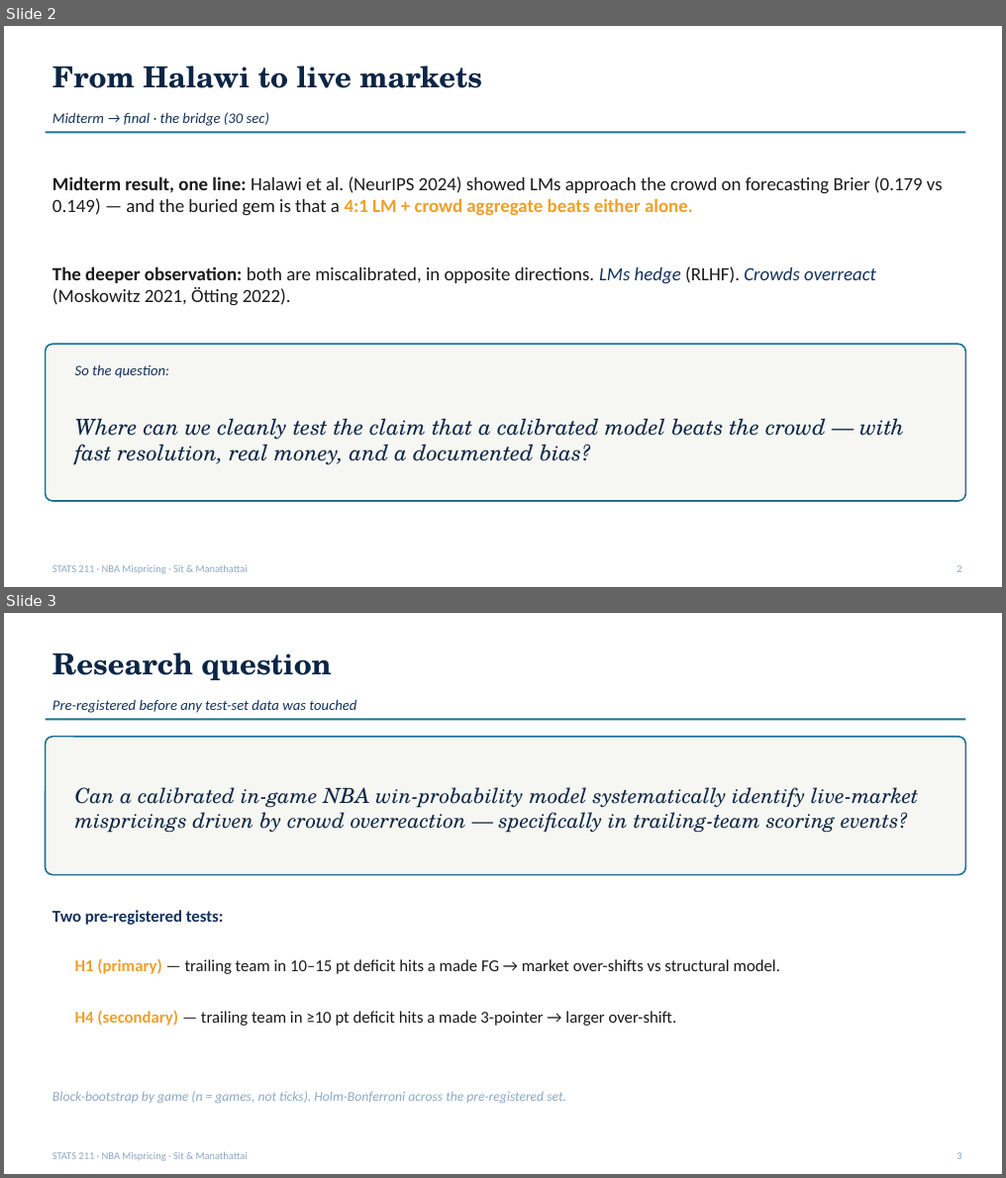
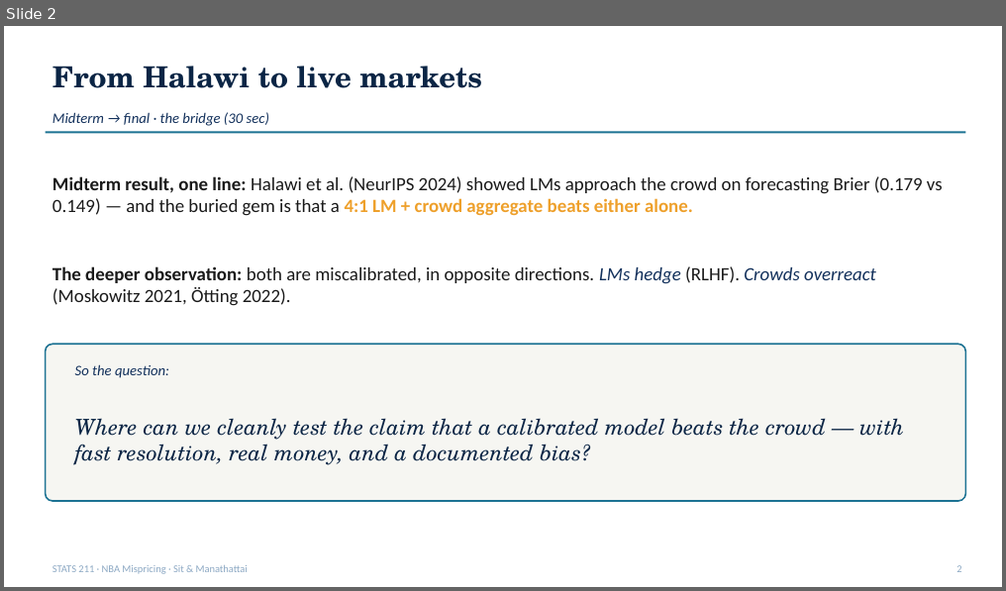
Before and after one commit to ivan-sit/live-nba-market-mispricing-detection, a slide deck: slides/final_deck.pptx. Shown one above the other, each under a label of ours: slides 2 and 3 before the commit, slide 2 after it. The pictures are 1006x1178 and 1006x591 pixels, drawn with LibreOffice and Linux fonts; fonts in the diff are those of the drawing. Boxes give left, top, right and bottom in pixels: in the first picture for what was removed or moved away, otherwise in the second. Text is boxed around its words. In the diff, an @@ line names an element or a change of style, - is before the commit and + after.

```diff
--- a/slides/final_deck.pptx
+++ b/slides/final_deck.pptx
@@ slide 3 removed at [4, 613, 1002, 1174], background #FFFFFF @@
@@ text removed at [53, 653, 332, 680] @@
-Research question
@@ text removed at [53, 699, 356, 713] @@
-Pre-registered before any test-set data was touched
@@ line removed from (46, 719) to (966, 719) @@
@@ rounded rectangle removed at [46, 737, 966, 875] @@
@@ text removed at [75, 787, 918, 833] @@
-Can a calibrated in-game NBA win-probability model systematically identify live-market mispricings driven by crowd overreaction — specifically in trailing-team scoring events?
@@ text removed at [53, 910, 224, 925] @@
-Two pre-registered tests:
@@ text removed at [75, 959, 780, 974] @@
-H1 (primary) — trailing team in 10–15 pt deficit hits a made FG → market over-shifts vs structural model.
@@ text removed at [75, 1010, 677, 1026] @@
-H4 (secondary) — trailing team in ≥10 pt deficit hits a made 3-pointer → larger over-shift.
@@ text removed at [53, 1091, 566, 1103] @@
-Block-bootstrap by game (n = games, not ticks). Holm-Bonferroni across the pre-registered set.
@@ text removed at [53, 1153, 248, 1161] @@
-STATS 211 · NBA Mispricing · Sit & Manathattai
@@ text removed at [956, 1153, 961, 1159] @@
-3
```
Also in this commit, not shown: 3 slides changed, 2 slides added, 1 other slide removed, 5 other files.
